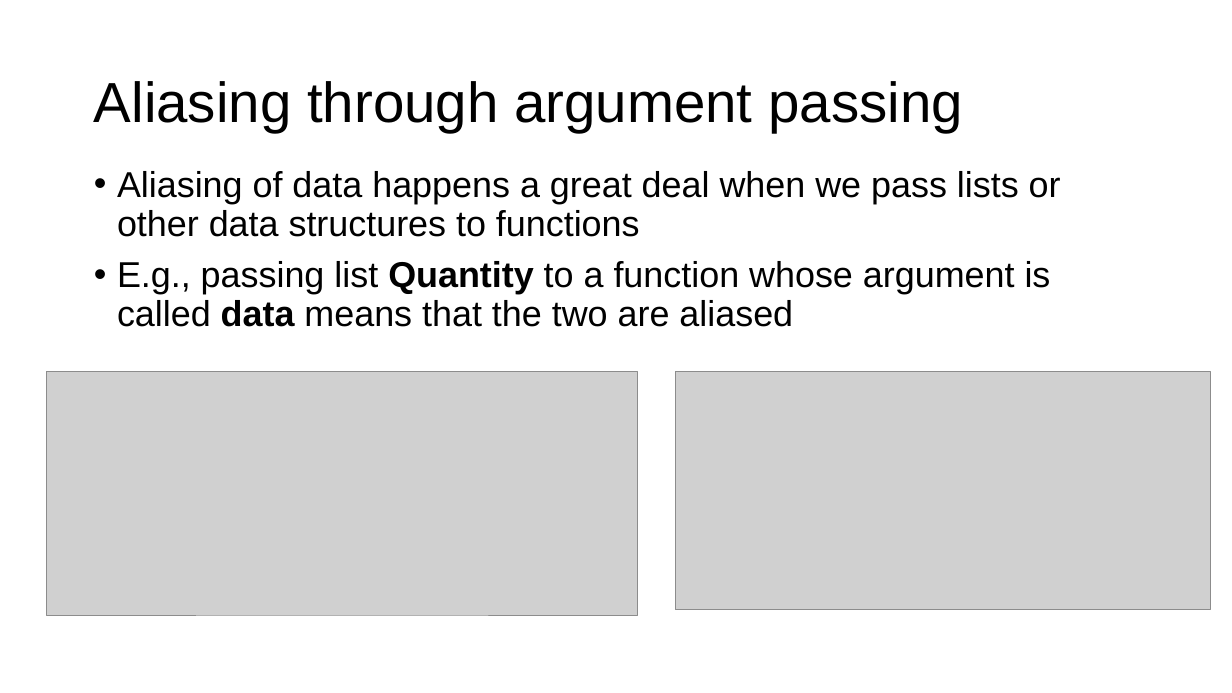
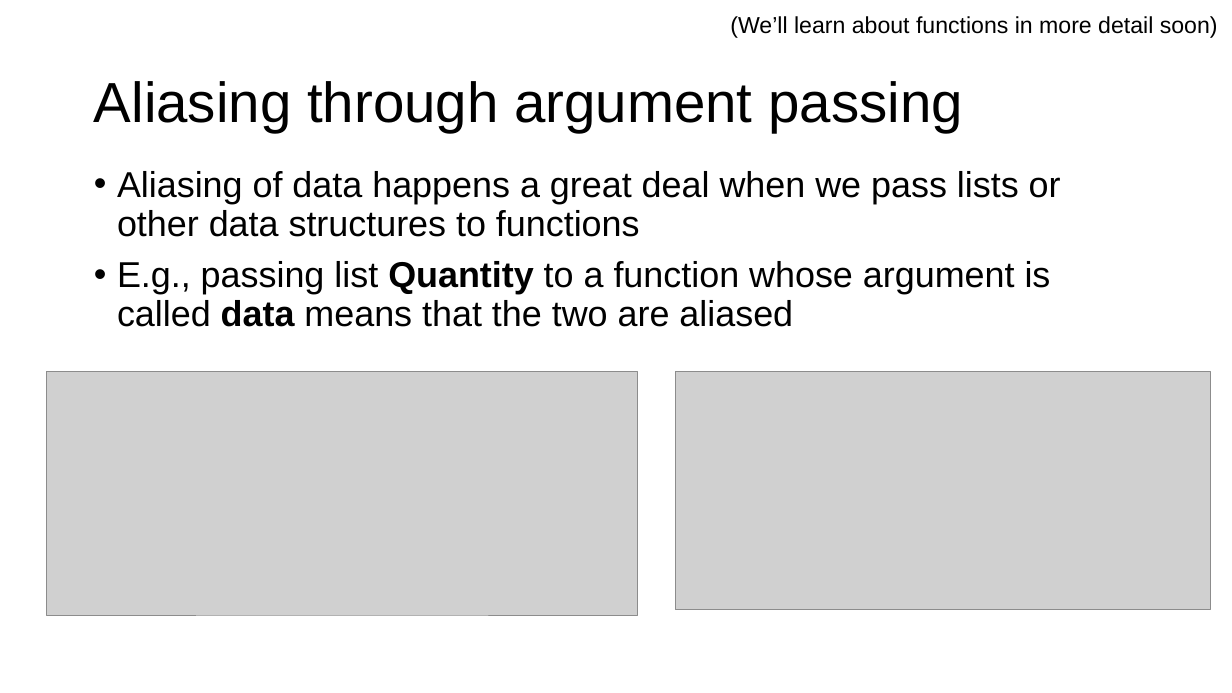
Before and after one commit to parrt/msds501, a slide deck: slide 8 of slides/aliasing.pptx. Drawn at 1232x693 pixels with LibreOffice and Linux fonts; fonts in the diff are those of the drawing; grey boxes stand for pictures; background and template pictures are left out. Boxes give left, top, right and bottom in pixels: in the first picture for what was removed or moved away, otherwise in the second. Text is boxed around its words. In the diff, an @@ line names an element or a change of style, - is before the commit and + after.

```diff
--- a/slides/aliasing.pptx
+++ b/slides/aliasing.pptx
@@ text added at (730,16,1218,38), 18 pt, text #000000 @@
+(We’ll learn about functions in more detail soon)
```
Also in this commit, not shown: 5 other files.
